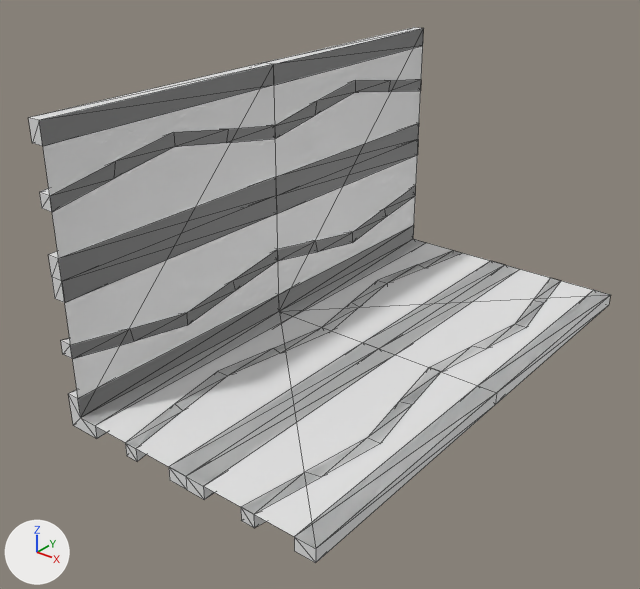
Two versions of the OBJ model Data/bmc/tiles/t_136.obj, one commit apart.
Camera for both pictures: a camera (50 mm lens) standing at (1.081, -1.217, 0.825) and looking at (0.19, -0.102, 0.134). Lighting does not change. The marker at lower left points along +X, +Y and +Z. Mesh edges are drawn as thin lines. Where no turn or scale is listed for an object, it has been applied to the vertices.

The first picture shows 't_136'.
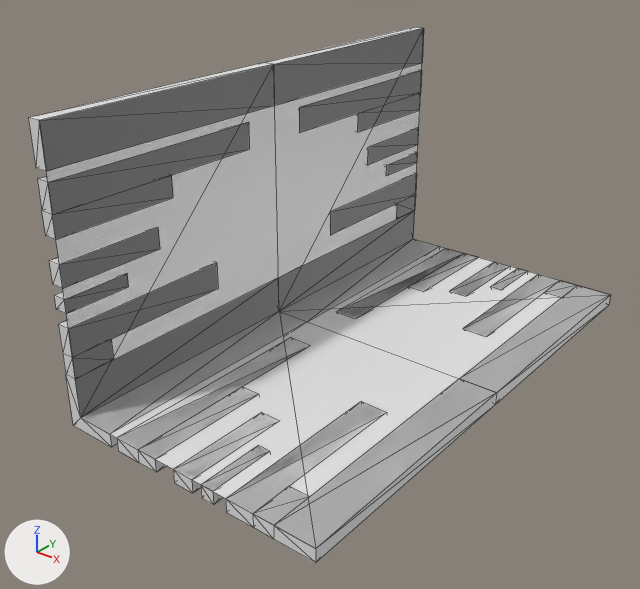
Changed parts and their boxes (x1, y1, x2, y2) in the pictures (640 x 589 px; the box of a moved part takes in the faces that stretch with it):
part 1 of me_t_136, added
    after: (368, 128, 419, 164)
part 2 of me_t_136, added
    after: (49, 228, 160, 289)
part 3 of me_t_136, added
    after: (386, 152, 418, 175)
part 4 of me_t_136, added
    after: (54, 274, 129, 314)
part 5 of me_t_136, added
    after: (491, 268, 527, 290)
part 6 of me_t_136, added
    after: (201, 446, 267, 505)
part 7 of me_t_136, added
    after: (450, 263, 510, 296)
part 8 of me_t_136, added
    after: (173, 412, 280, 493)
part 9 of me_t_136, rebuilt (44% narrower, 11% shorter)
    before: (39, 80, 421, 212)
    after: (37, 122, 249, 240)
part 10 of me_t_136, rebuilt (43% narrower, 36% shorter)
    before: (125, 250, 461, 461)
    after: (117, 338, 309, 472)
part 11 of me_t_136, added
    after: (299, 70, 422, 133)
part 12 of me_t_136, added
    after: (336, 248, 479, 318)
part 13 of me_t_136, moved or reshaped
    both: (29, 28, 610, 563)

What changed in the scene script:
```text
Change me_t_136:
    used by ob_t_136; location = (0.0, 0.0, 0.0)
    remove me_t_136.from_pydata(...)  # 222 vertices, 464 faces; spans x -0.025..0.5, y -0.5..0.5, z -0.025..0.5
    add me_t_136.from_pydata(...)  # 210 vertices, 376 faces; spans x -0.025..0.5, y -0.5..0.5, z -0.025..0.5
    me_t_136 part 1: a new loose piece, a box spanning x -0.025..0.0, y 0.3..0.5, z 0.237..0.277
    me_t_136 part 2: a new loose piece, a box spanning x -0.025..0.0, y -0.5..-0.3, z 0.237..0.277
    me_t_136 part 3: a new loose piece, a box spanning x -0.025..0.0, y 0.374..0.5, z 0.193..0.218
    me_t_136 part 4: a new loose piece, a box spanning x -0.025..0.0, y -0.5..-0.374, z 0.193..0.218
    me_t_136 part 5: a new loose piece, a box spanning x 0.282..0.307, y 0.374..0.5, z -0.025..0.0
    me_t_136 part 6: a new loose piece, a box spanning x 0.282..0.307, y -0.5..-0.374, z -0.025..0.0
    me_t_136 part 7: a new loose piece, a box spanning x 0.223..0.263, y 0.3..0.5, z -0.025..0.0
    me_t_136 part 8: a new loose piece, a box spanning x 0.223..0.263, y -0.5..-0.3, z -0.025..0.0
    me_t_136 part 9: the loose piece of 36 vertices spanning x -0.025..0.0, y -0.5..0.5, z 0.362..0.429 is rebuilt with 14 vertices and now spans x -0.025..0.0, y -0.5..-0.071, z 0.318..0.408
    me_t_136 part 10: the loose piece of 36 vertices spanning x 0.071..0.138, y -0.5..0.5, z -0.025..0.0 is rebuilt with 14 vertices and now spans x 0.092..0.182, y -0.5..-0.071, z -0.025..0.0
    me_t_136 part 11: a new loose piece of 14 vertices spanning x -0.025..0.0, y 0.071..0.5, z 0.318..0.408
    me_t_136 part 12: a new loose piece of 14 vertices spanning x 0.092..0.182, y 0.071..0.5, z -0.025..0.0
    me_t_136 part 13: 132 vertices removed from x -0.025..0.463, y -0.5..0.5, z -0.025..0.463; 72 vertices added at x -0.025..0.425, y -0.5..0.5, z -0.025..0.425
```
